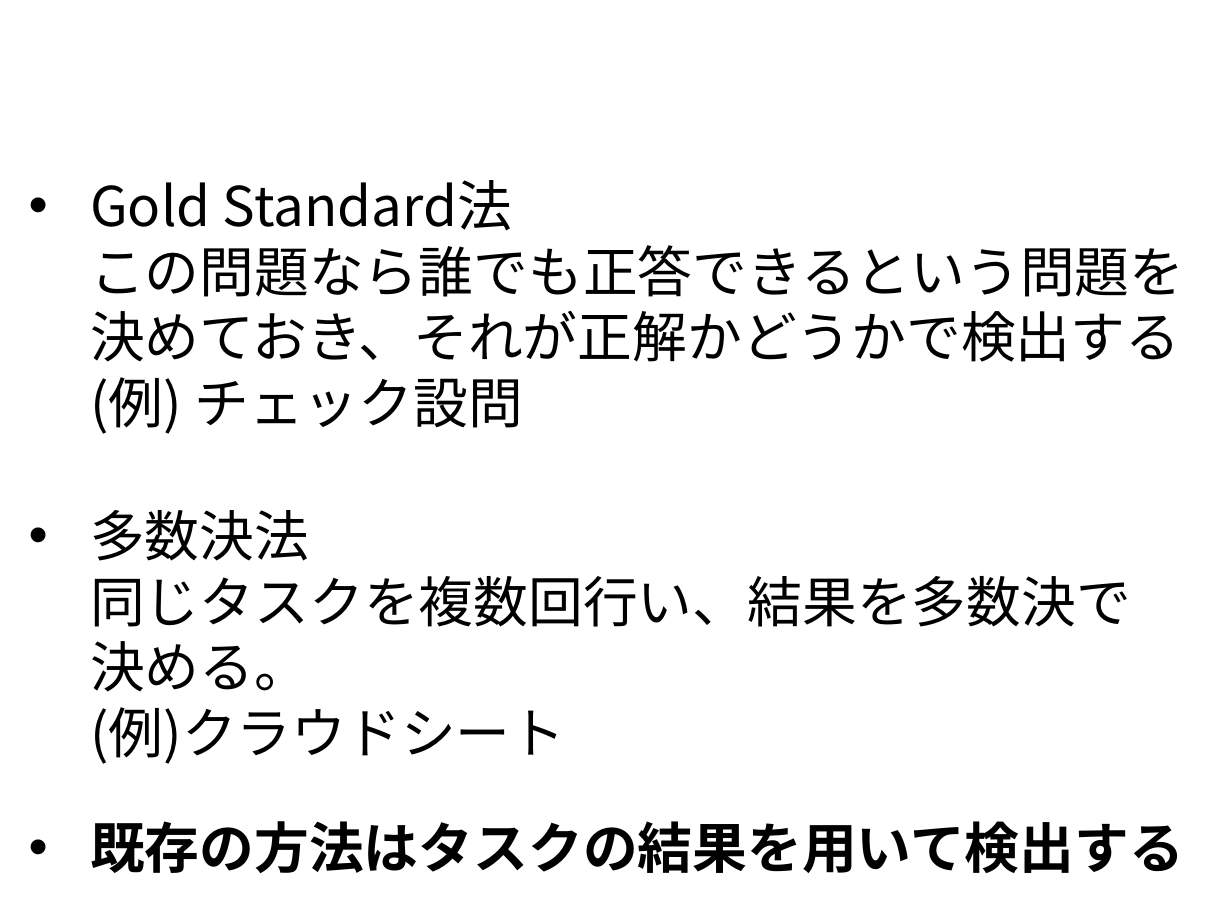
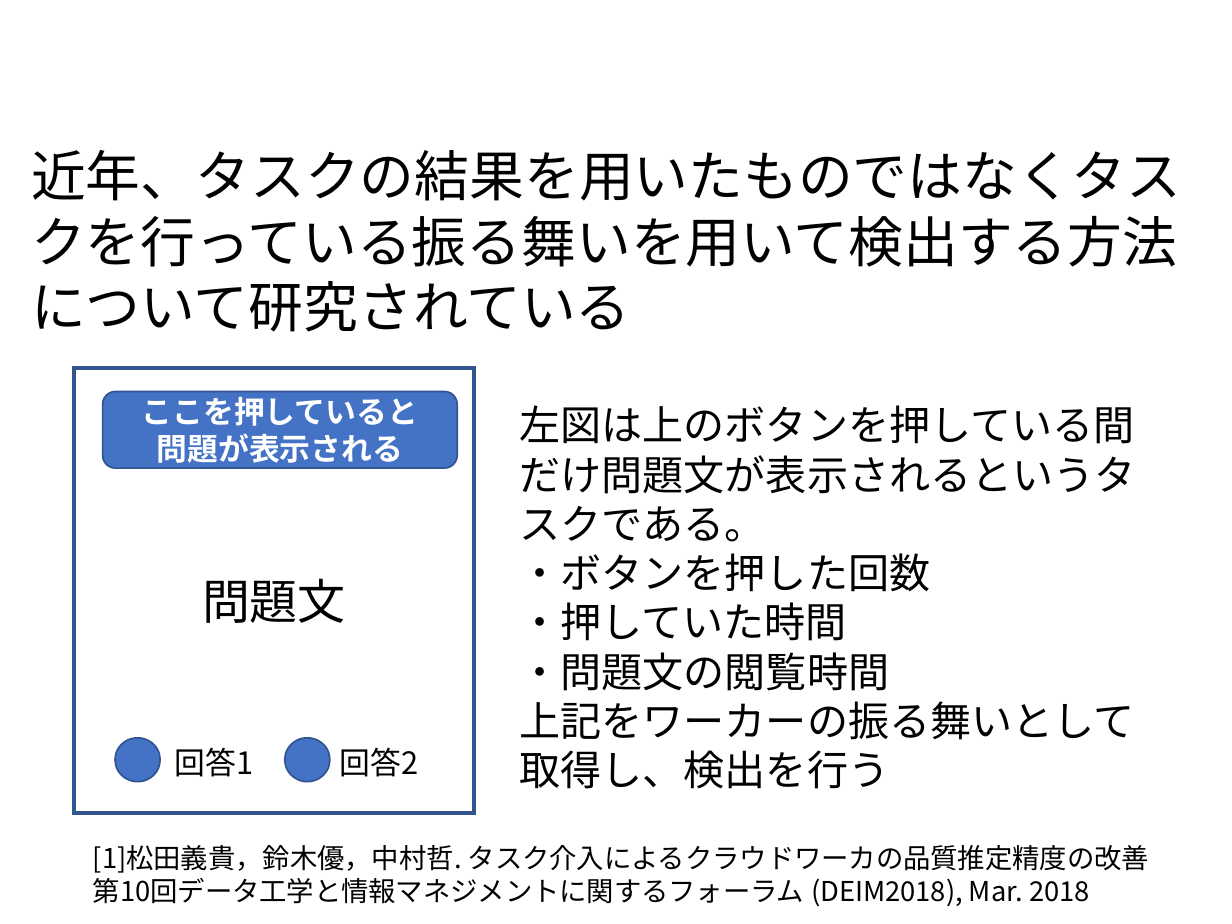
Before and after one commit to tomoya-mikami/task2, a slide deck: slide 4 of slide/presentation.pptx. Drawn at 1232x924 pixels with LibreOffice and Linux fonts; fonts in the diff are those of the drawing; background and template pictures are left out. Boxes give left, top, right and bottom in pixels: in the first picture for what was removed or moved away, otherwise in the second. Text is boxed around its words. In the diff, an @@ line names an element or a change of style, - is before the commit and + after.

```diff
--- a/slide/presentation.pptx
+++ b/slide/presentation.pptx
@@ text at [31, 150, 1181, 332]: text changed @@
-• Gold Standard法
-  この問題なら誰でも正答できるという問題を決めておき、それが正解かどうかで検出する
-  (例) チェック設問
+近年、タスクの結果を用いたものではなくタスクを行っている振る舞いを用いて検出する方法について研究されている
@@ rectangle added at [74, 368, 473, 813], outline #325491 2.25 pt @@
@@ rounded rectangle added at [102, 392, 457, 468], fill #4472C4, outline #325491 1 pt, 18 pt, text #FFFFFF, bold @@
+ここを押していると
+問題が表示される
@@ text added at [520, 405, 1136, 789], 24 pt, text #000000 @@
+左図は上のボタンを押している間だけ問題文が表示されるというタスクである。
+・ボタンを押した回数
+・押していた時間
+・問題文の閲覧時間
+上記をワーカーの振る舞いとして取得し、検出を行う
@@ text removed at [90, 510, 1131, 764] @@
-• 多数決法
-  同じタスクを複数回行い、結果を多数決で決める。
-  (例)クラウドシート
@@ text added at [202, 578, 346, 623], 28 pt, text #000000 @@
+問題文
@@ text at [468, 701, 1149, 871]: text changed @@
-既存の低品質ワーカーの検出方法
+ワーカーの振る舞いを用いた低品質ワーカーの検出
@@ ellipse added at [115, 738, 160, 782], fill #4472C4, outline #325491 1 pt @@
@@ text added at [175, 748, 254, 777], 18 pt, text #000000 @@
+回答1
@@ ellipse added at [285, 738, 330, 782], fill #4472C4, outline #325491 1 pt @@
@@ text added at [340, 748, 419, 777], 18 pt, text #000000 @@
+回答2
@@ text removed at [90, 821, 1184, 873] @@
-• 既存の方法はタスクの結果を用いて検出する
@@ text added at [93, 845, 1149, 907], 16 pt, text #000000 @@
+[1]松田義貴，鈴木優，中村哲. タスク介入によるクラウドワーカの品質推定精度の改善 第10回データ工学と情報マネジメントに関するフォーラム (DEIM2018), Mar. 2018
```
Also in this commit, not shown: 13 other slides changed, 3 slides added, 1 slide removed, 1 other file.
